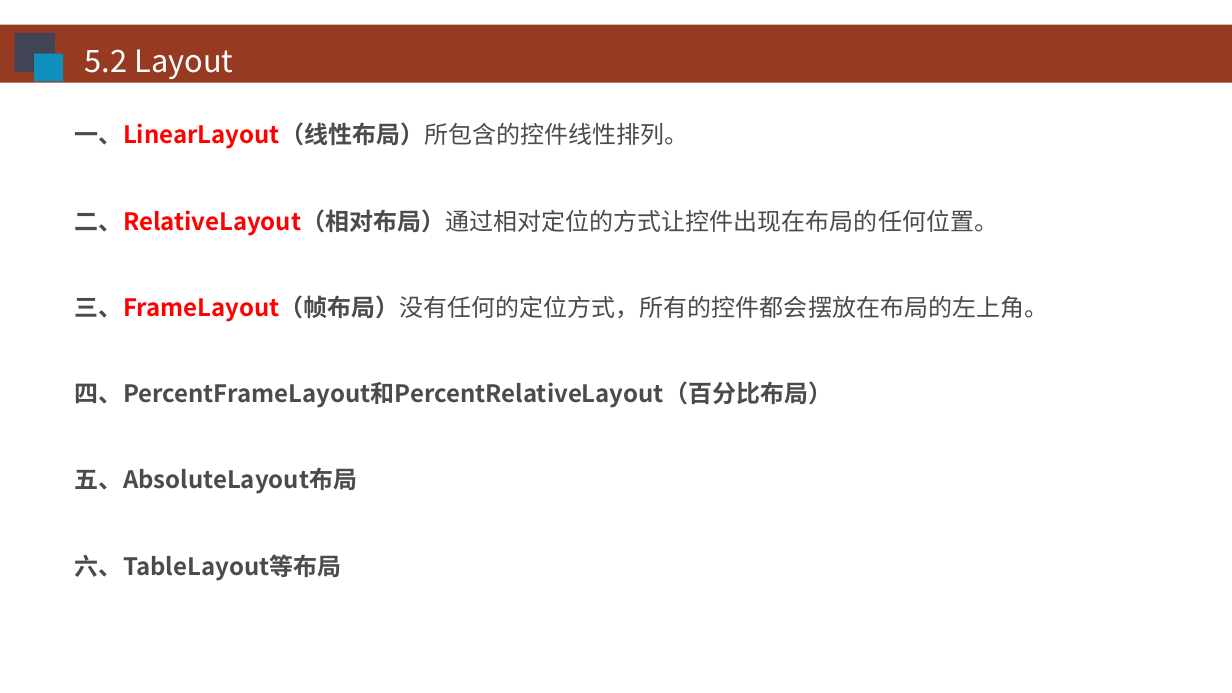
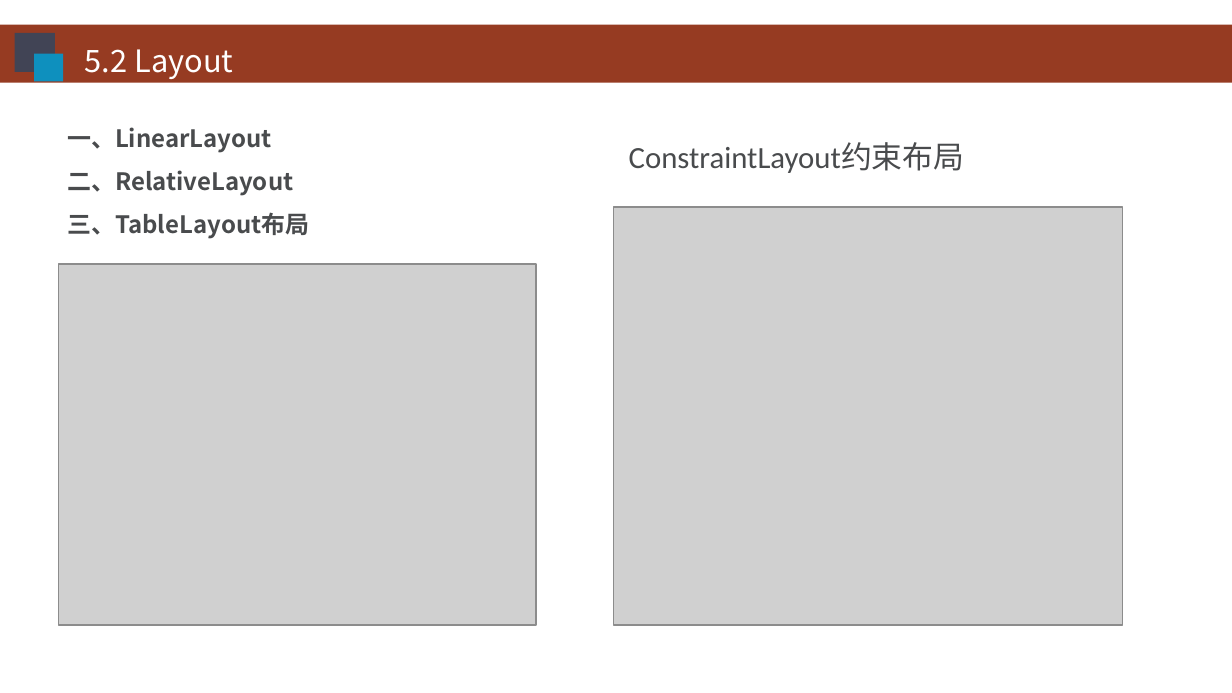
Before and after one commit to HBU/Android-PPT, a slide deck: slide 11 of 05.0 -- 用户界面 -- 第05章.pptx (slide 10 before the commit). Drawn at 1232x693 pixels with LibreOffice and Linux fonts; fonts in the diff are those of the drawing; grey boxes stand for pictures; background and template pictures are left out. Boxes give left, top, right and bottom in pixels: in the first picture for what was removed or moved away, otherwise in the second. Text is boxed around its words. In the diff, an @@ line names an element or a change of style, - is before the commit and + after.

```diff
--- a/05.0 -- 用户界面 -- 第05章.pptx
+++ b/05.0 -- 用户界面 -- 第05章.pptx
@@ text at bbox=[67, 127, 310, 239]: text changed @@
-一、LinearLayout（线性布局）所包含的控件线性排列。
-二、RelativeLayout（相对布局）通过相对定位的方式让控件出现在布局的任何位置。
-三、FrameLayout（帧布局）没有任何的定位方式，所有的控件都会摆放在布局的左上角。
-四、PercentFrameLayout和PercentRelativeLayout（百分比布局）
-五、AbsoluteLayout布局
-六、TableLayout等布局
+一、LinearLayout
+二、RelativeLayout
+三、TableLayout布局
@@ text added at bbox=[629, 143, 965, 173], 18 pt, text #494B4D @@
+ConstraintLayout约束布局
@@ picture added at bbox=[614, 207, 1122, 626] @@
@@ picture added at bbox=[58, 264, 536, 625] @@
```
Also in this commit, not shown: 43 other slides changed, 1 slide added, 4 slides removed.
